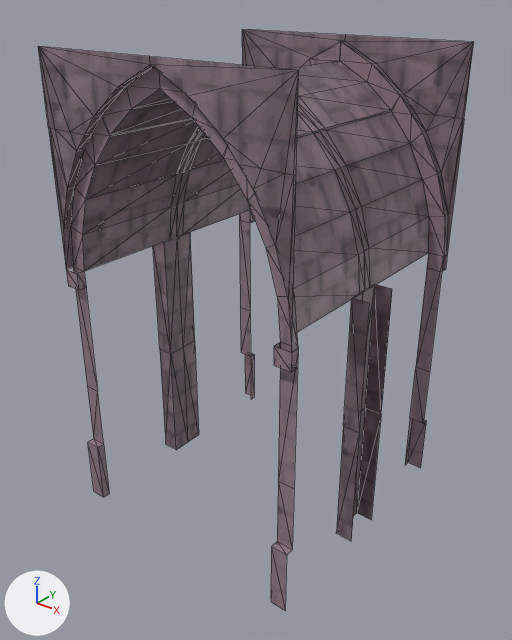
The glTF model assets/models/door_frame_locked_c.glb as it was, and as the next commit left it.
Rendered twice from a 50 mm lens placed at (3.03, -3.86, 3.9), pointed at (0.02, -0.1, 1.57). The lights are fixed; the arrows at lower left show +X, +Y and +Z. The first picture is the older version. Mesh edges are drawn as thin lines. Vertices at exactly the same position are counted once.

Objects in the first picture: 'portal_back', 'portal_front'.
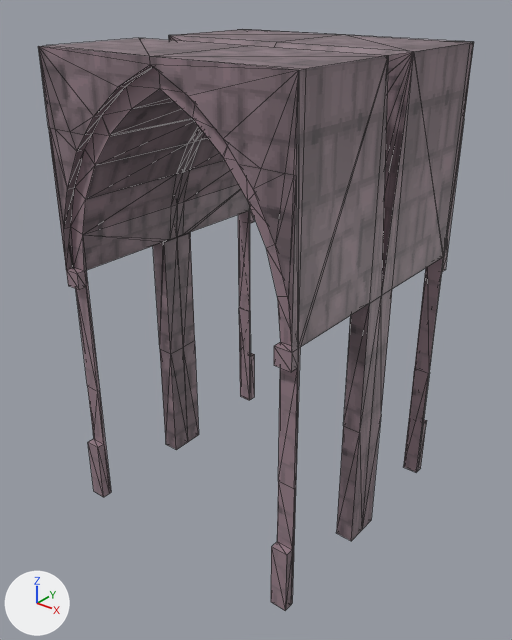
Changed parts and their boxes [x1, y1, x2, y2] in the pictures (512 x 640 px):
'portal_front', reshaped: before [38, 46, 370, 610]; after [38, 38, 388, 611]
'portal_back', reshaped: before [177, 29, 474, 520]; after [169, 29, 474, 529]
part 1 of me_portal_back, built on: before [179, 42, 444, 414]; after [169, 29, 474, 529]
part 2 of me_portal_front, built on: before [73, 67, 370, 489]; after [42, 38, 388, 611]

The change, as a list of edits to the scene's bpy script:
```text
Change me_portal_back:
    used by ob_portal_back; location = (0.0, 0.0, 0.0)
    remove me_portal_back.from_pydata(...)  # 135 vertices, 190 faces; spans x -1.0..1.0, y 0.0..1.0, z 0.0..3.5
    add me_portal_back.from_pydata(...)  # 157 vertices, 314 faces; spans x -1.0..1.0, y 0.0..1.0, z 0.0..3.5
    me_portal_back part 1
    3 vertices are removed from x 0.0, y 0.0..0.94, z 3.32
    17 faces are deleted
    25 vertices are added at x -1.0..1.0, y 0.0..0.94, z 0.0..3.5
    141 new faces join them
Change me_portal_front:
    used by ob_portal_front; location = (0.0, 0.0, 0.0)
    remove me_portal_front.from_pydata(...)  # 135 vertices, 190 faces; spans x -1.0..1.0, y -1.0..0.0, z 0.0..3.5
    add me_portal_front.from_pydata(...)  # 157 vertices, 314 faces; spans x -1.0..1.0, y -1.0..0.0, z 0.0..3.5
    me_portal_front part 2
    3 vertices are removed from x 0.0, y -0.94..0.0, z 3.32
    17 faces are deleted
    25 vertices are added at x -1.0..1.0, y -0.94..0.0, z 0.0..3.5
    141 new faces join them
```
